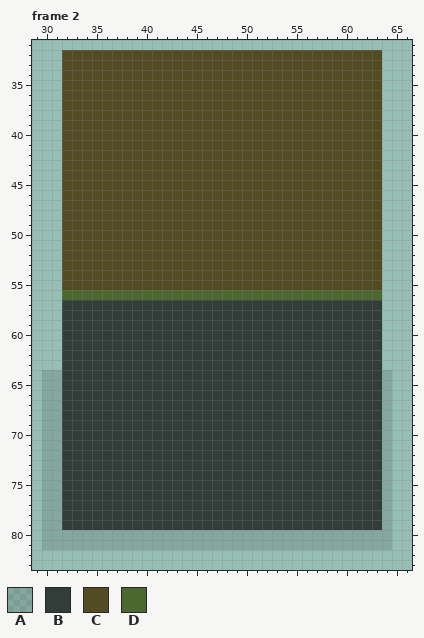
One commit to this pixel-art file: Assets/Art/doodads.aseprite. Above is the file before it was changed.
96x96 pixels, 2 frames. Shown: frame 2: x 29..66, y 31..83.
Visible layers, top first: "Layer 4", "Layer 5" opacity 12%.
Palette (. is transparent): A #0000001e  B #323c39  C #524b24  D #4b692f
Pixels before, frame 2, first column x 30:
32 ..CCCCCCCCCCCCCCCCCCCCCCCCCCCCCCCC.
33 ..CCCCCCCCCCCCCCCCCCCCCCCCCCCCCCCC.
34 ..CCCCCCCCCCCCCCCCCCCCCCCCCCCCCCCC.
35 ..CCCCCCCCCCCCCCCCCCCCCCCCCCCCCCCC.
36 ..CCCCCCCCCCCCCCCCCCCCCCCCCCCCCCCC.
37 ..CCCCCCCCCCCCCCCCCCCCCCCCCCCCCCCC.
38 ..CCCCCCCCCCCCCCCCCCCCCCCCCCCCCCCC.
39 ..CCCCCCCCCCCCCCCCCCCCCCCCCCCCCCCC.
40 ..CCCCCCCCCCCCCCCCCCCCCCCCCCCCCCCC.
41 ..CCCCCCCCCCCCCCCCCCCCCCCCCCCCCCCC.
42 ..CCCCCCCCCCCCCCCCCCCCCCCCCCCCCCCC.
43 ..CCCCCCCCCCCCCCCCCCCCCCCCCCCCCCCC.
44 ..CCCCCCCCCCCCCCCCCCCCCCCCCCCCCCCC.
45 ..CCCCCCCCCCCCCCCCCCCCCCCCCCCCCCCC.
46 ..CCCCCCCCCCCCCCCCCCCCCCCCCCCCCCCC.
47 ..CCCCCCCCCCCCCCCCCCCCCCCCCCCCCCCC.
48 ..CCCCCCCCCCCCCCCCCCCCCCCCCCCCCCCC.
49 ..CCCCCCCCCCCCCCCCCCCCCCCCCCCCCCCC.
50 ..CCCCCCCCCCCCCCCCCCCCCCCCCCCCCCCC.
51 ..CCCCCCCCCCCCCCCCCCCCCCCCCCCCCCCC.
52 ..CCCCCCCCCCCCCCCCCCCCCCCCCCCCCCCC.
53 ..CCCCCCCCCCCCCCCCCCCCCCCCCCCCCCCC.
54 ..CCCCCCCCCCCCCCCCCCCCCCCCCCCCCCCC.
55 ..CCCCCCCCCCCCCCCCCCCCCCCCCCCCCCCC.
56 ..DDDDDDDDDDDDDDDDDDDDDDDDDDDDDDDD.
57 ..BBBBBBBBBBBBBBBBBBBBBBBBBBBBBBBB.
58 ..BBBBBBBBBBBBBBBBBBBBBBBBBBBBBBBB.
59 ..BBBBBBBBBBBBBBBBBBBBBBBBBBBBBBBB.
60 ..BBBBBBBBBBBBBBBBBBBBBBBBBBBBBBBB.
61 ..BBBBBBBBBBBBBBBBBBBBBBBBBBBBBBBB.
62 ..BBBBBBBBBBBBBBBBBBBBBBBBBBBBBBBB.
63 ..BBBBBBBBBBBBBBBBBBBBBBBBBBBBBBBB.
64 AABBBBBBBBBBBBBBBBBBBBBBBBBBBBBBBBA
65 AABBBBBBBBBBBBBBBBBBBBBBBBBBBBBBBBA
66 AABBBBBBBBBBBBBBBBBBBBBBBBBBBBBBBBA
67 AABBBBBBBBBBBBBBBBBBBBBBBBBBBBBBBBA
68 AABBBBBBBBBBBBBBBBBBBBBBBBBBBBBBBBA
69 AABBBBBBBBBBBBBBBBBBBBBBBBBBBBBBBBA
70 AABBBBBBBBBBBBBBBBBBBBBBBBBBBBBBBBA
71 AABBBBBBBBBBBBBBBBBBBBBBBBBBBBBBBBA
72 AABBBBBBBBBBBBBBBBBBBBBBBBBBBBBBBBA
73 AABBBBBBBBBBBBBBBBBBBBBBBBBBBBBBBBA
74 AABBBBBBBBBBBBBBBBBBBBBBBBBBBBBBBBA
75 AABBBBBBBBBBBBBBBBBBBBBBBBBBBBBBBBA
76 AABBBBBBBBBBBBBBBBBBBBBBBBBBBBBBBBA
77 AABBBBBBBBBBBBBBBBBBBBBBBBBBBBBBBBA
78 AABBBBBBBBBBBBBBBBBBBBBBBBBBBBBBBBA
79 AABBBBBBBBBBBBBBBBBBBBBBBBBBBBBBBBA
80 AAAAAAAAAAAAAAAAAAAAAAAAAAAAAAAAAAA
81 AAAAAAAAAAAAAAAAAAAAAAAAAAAAAAAAAAA
After:
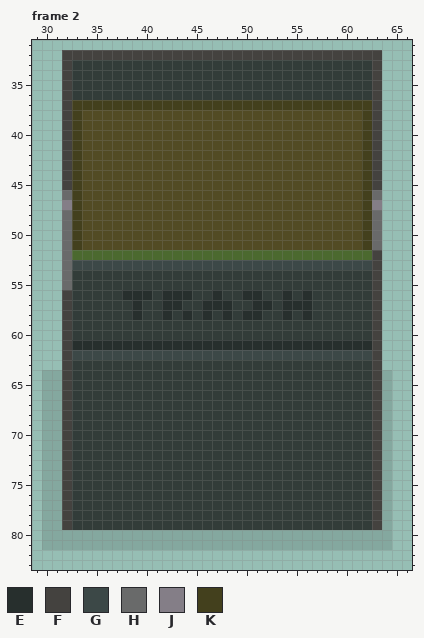
Colours new in this view: E #272f2d  F #44423f  G #3c4847  H #696a6a  J #847e87  K #43401d
Message: Update trash bin doodad
Diff:
Changed rows in their new state; - is an unchanged pixel.
Frame 2, layer "Layer 4":
first column x 32:
32 FFFFFFFFFFFFFFFFFFFFFFFFFFFFFFFF
33 FBBBBBBBBBBBBBBBBBBBBBBBBBBBBBBF
34 FBBBBBBBBBBBBBBBBBBBBBBBBBBBBBBF
35 FBBBBBBBBBBBBBBBBBBBBBBBBBBBBBBF
36 FBBBBBBBBBBBBBBBBBBBBBBBBBBBBBBF
37 FKKKKKKKKKKKKKKKKKKKKKKKKKKKKKKF
38 FK----------------------------KF
39 FK----------------------------KF
40 FK----------------------------KF
41 FK----------------------------KF
42 FK----------------------------KF
43 FK----------------------------KF
44 FK----------------------------KF
45 FK----------------------------KF
46 HK----------------------------KH
47 JK----------------------------KJ
48 HK----------------------------KH
49 HK----------------------------KH
50 HK----------------------------KH
51 HK----------------------------KH
52 HDDDDDDDDDDDDDDDDDDDDDDDDDDDDDDF
53 HGGGGGGGGGGGGGGGGGGGGGGGGGGGGGGF
54 HBBBBBBBBBBBBBBBBBBBBBBBBBBBBBBF
55 HBBBBBBBBBBBBBBBBBBBBBBBBBBBBBBF
56 FBBBBBEEEBEEEBBEBBEEBBEBEBBBBBBF
57 F------E--EE--EEE--EE-EEE------F
58 F------E--E-E-E-E-EE--E-E------F
59 F------------------------------F
60 F------------------------------F
61 FEEEEEEEEEEEEEEEEEEEEEEEEEEEEEEF
62 FGGGGGGGGGGGGGGGGGGGGGGGGGGGGGGF
63 F------------------------------F
64 F------------------------------F
65 F------------------------------F
66 F------------------------------F
67 F------------------------------F
68 F------------------------------F
69 F------------------------------F
70 F------------------------------F
71 F------------------------------F
72 F------------------------------F
73 F------------------------------F
74 F------------------------------F
75 F------------------------------F
76 F------------------------------F
77 F------------------------------F
78 F------------------------------F
79 F------------------------------F
